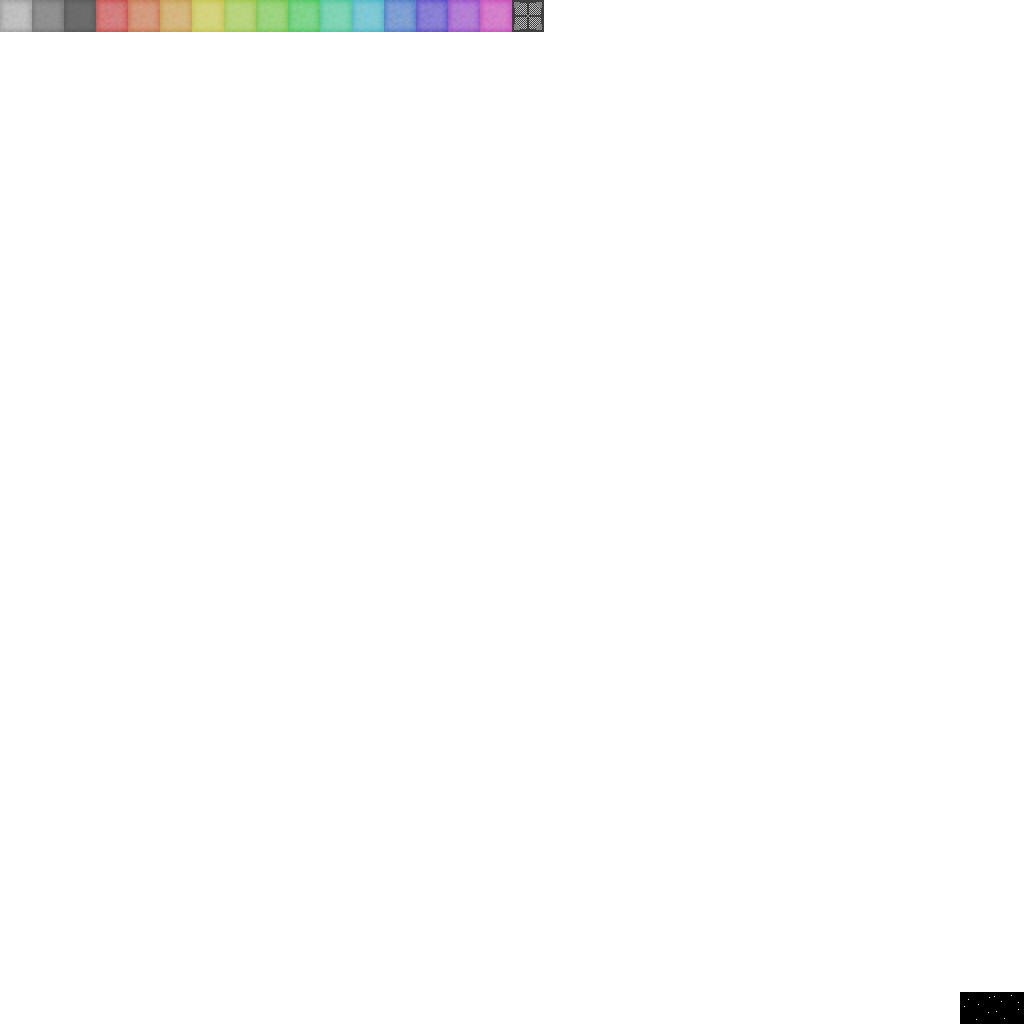
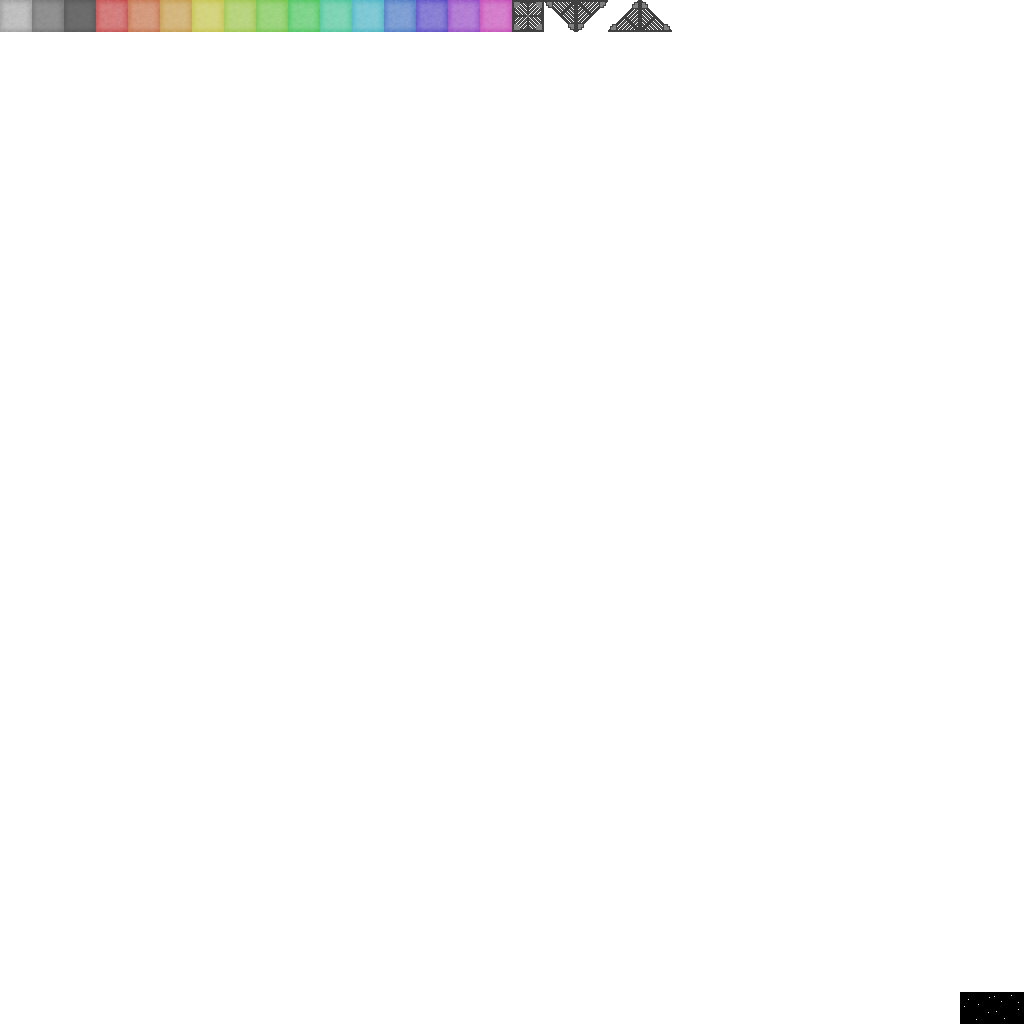
Before/after of a w=1024, h=1024 layered artwork. What changed in the layer stack:
added layer "20" above "19" over [640, 0, 672, 32]
added layer "19" above "18" over [608, 0, 640, 32]
added layer "18" above "17" over [576, 0, 608, 32]
added layer "17" above "16" over [544, 0, 576, 32]
painted on "16" over [515, 3, 541, 29]
removed layer "Background" over [515, 0, 672, 32]
